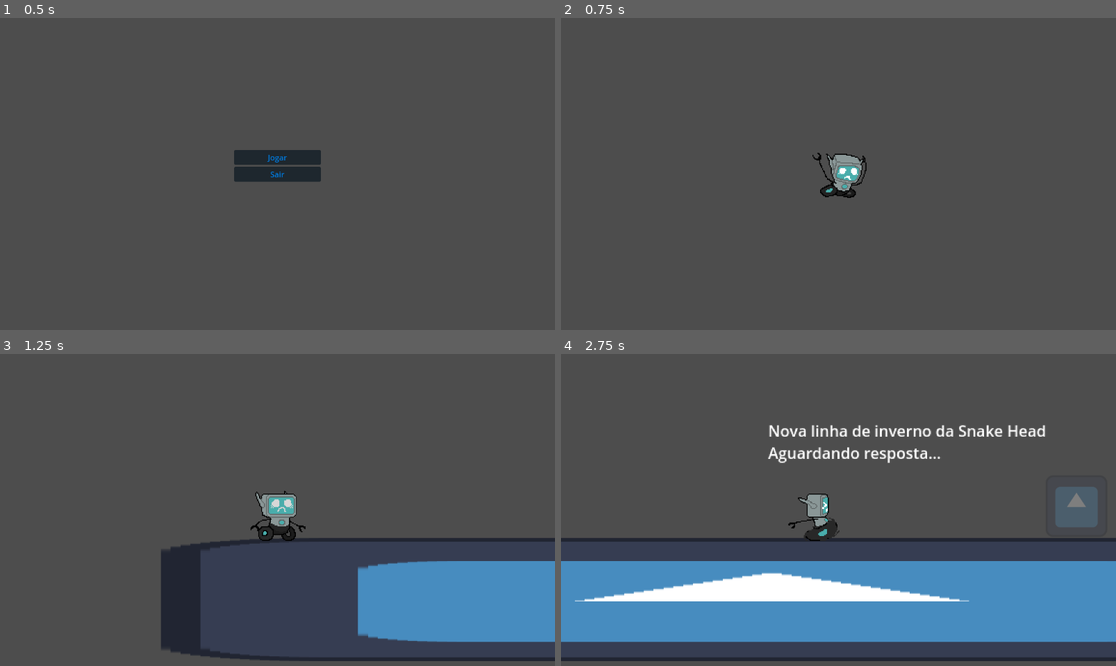
Above: before the commit, frames 1-4 (two rows, left to right).
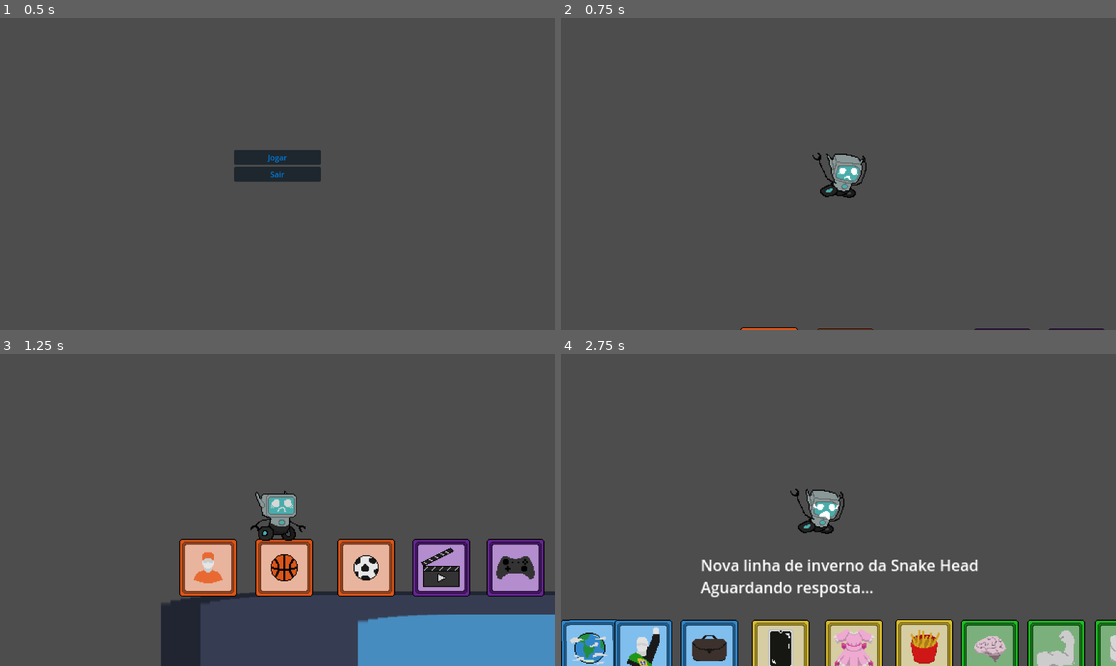
Above: after the commit, the same moments.

Repository: Guardenean/Gamejam_Experience
Game: Godot game, scene res://Cenas/Interface.tscn
Same seed, same stepped clock (60 frames per second), same inputs: the game is played once before the commit and once after it. The engine's default icon, where the game draws it, is replaced by a stand-in: a white triangle on a blue panel in a dark square.
Inputs:
- Up to frame 1 (0.5 s): no input
- Up to frame 2 (0.75 s): click "Jogar" at 0.5 s
- Up to frame 3 (1.25 s): no input
- Up to frame 4 (2.75 s): hold Space (interagir) 1.28-2.03 s; hold D (direita) from 1.28 s (still down); tap W (pulo) at 1.52, 2.27 s; tap Space (interagir) at 2.1 s

Frame 1 is identical in both runs. In frame 2, 0.2% of the frame differs, in the area x 32-98%, y 99-100%; in frame 3, 17%; in frame 4, 37%, in the area x 0-100%, y 22-100%.

Commit message:
Caixas Feitas
Todas as caixas de resposta estão feitas e com seus devidos sprites

Diff:
--- a/Jojinho Godot/Cenas/CaixasResposta/BoxHockey.tscn
+++ b/Jojinho Godot/Cenas/CaixasResposta/BoxAtleta.tscn
@@ -1,20 +1,19 @@
-[gd_scene load_steps=4 format=3 uid="uid://ixxl72vrttj0"]
+[gd_scene load_steps=4 format=3 uid="uid://clkwr0nqqqr5n"]
 
 [ext_resource type="Script" path="res://Scripts/CaixaResposta.gd" id="1_85q8m"]
-[ext_resource type="Texture2D" uid="uid://cdus7wl16yob0" path="res://icon.svg" id="2_wibrk"]
+[ext_resource type="Texture2D" uid="uid://cafbrba5o4bx3" path="res://Assets/Box/BoxAtleta.png" id="2_uqykg"]
 
 [sub_resource type="RectangleShape2D" id="RectangleShape2D_kbs3v"]
-size = Vector2(44, 44)
+size = Vector2(56, 56)
 
-[node name="CaixaFutebol" type="RigidBody2D" groups=["Caixas"]]
+[node name="CaixaAtleta" type="RigidBody2D" groups=["Caixas"]]
 mass = 0.5
 script = ExtResource("1_85q8m")
 natureza = "esporte"
-topico = "hockey"
+topico = "basquete"
 
 [node name="CollisionShape2D" type="CollisionShape2D" parent="."]
 shape = SubResource("RectangleShape2D_kbs3v")
 
 [node name="Icon" type="Sprite2D" parent="."]
-scale = Vector2(0.35, 0.35)
-texture = ExtResource("2_wibrk")
+texture = ExtResource("2_uqykg")
--- a/Jojinho Godot/Cenas/CaixasResposta/BoxEsport.tscn
+++ b/Jojinho Godot/Cenas/CaixasResposta/BoxBasquete.tscn
@@ -1,20 +1,19 @@
-[gd_scene load_steps=4 format=3 uid="uid://cyimt10c0intb"]
+[gd_scene load_steps=4 format=3 uid="uid://dtljsswi5frhi"]
 
 [ext_resource type="Script" path="res://Scripts/CaixaResposta.gd" id="1_gfh8t"]
-[ext_resource type="Texture2D" uid="uid://cdus7wl16yob0" path="res://icon.svg" id="2_284gh"]
+[ext_resource type="Texture2D" uid="uid://dacibxrf4hnii" path="res://Assets/Box/BoxBasquete.png" id="2_q8p1i"]
 
 [sub_resource type="RectangleShape2D" id="RectangleShape2D_kbs3v"]
-size = Vector2(44, 44)
+size = Vector2(56, 56)
 
-[node name="CaixaFutebol" type="RigidBody2D" groups=["Caixas"]]
+[node name="CaixaBasquete" type="RigidBody2D" groups=["Caixas"]]
 mass = 0.5
 script = ExtResource("1_gfh8t")
 natureza = "esporte"
-topico = "esport"
+topico = "basquete"
 
 [node name="CollisionShape2D" type="CollisionShape2D" parent="."]
 shape = SubResource("RectangleShape2D_kbs3v")
 
 [node name="Icon" type="Sprite2D" parent="."]
-scale = Vector2(0.35, 0.35)
-texture = ExtResource("2_284gh")
+texture = ExtResource("2_q8p1i")
--- /dev/null
+++ b/Jojinho Godot/Cenas/CaixasResposta/BoxCinema.tscn
@@ -0,0 +1,19 @@
+[gd_scene load_steps=4 format=3 uid="uid://8wcxt0brlxo2"]
+
+[ext_resource type="Script" path="res://Scripts/CaixaResposta.gd" id="1_hiigr"]
+[ext_resource type="Texture2D" uid="uid://bi7jdnbtfb7ph" path="res://Assets/Box/BoxCinema.png" id="2_t06p8"]
+
+[sub_resource type="RectangleShape2D" id="RectangleShape2D_kbs3v"]
+size = Vector2(56, 56)
+
+[node name="CaixaCinema" type="RigidBody2D" groups=["Caixas"]]
+mass = 0.5
+script = ExtResource("1_hiigr")
+natureza = "entretenimento"
+topico = "cinema"
+
+[node name="CollisionShape2D" type="CollisionShape2D" parent="."]
+shape = SubResource("RectangleShape2D_kbs3v")
+
+[node name="Icon" type="Sprite2D" parent="."]
+texture = ExtResource("2_t06p8")
--- /dev/null
+++ b/Jojinho Godot/Cenas/CaixasResposta/BoxComida.tscn
@@ -0,0 +1,19 @@
+[gd_scene load_steps=4 format=3 uid="uid://djfqwoc7qrva1"]
+
+[ext_resource type="Script" path="res://Scripts/CaixaResposta.gd" id="1_r55c7"]
+[ext_resource type="Texture2D" uid="uid://bg6tqia6w6yyf" path="res://Assets/Box/BoxComida.png" id="2_hts7k"]
+
+[sub_resource type="RectangleShape2D" id="RectangleShape2D_kbs3v"]
+size = Vector2(56, 56)
+
+[node name="CaixaComida" type="RigidBody2D" groups=["Caixas"]]
+mass = 0.5
+script = ExtResource("1_r55c7")
+natureza = "compras"
+topico = "comida"
+
+[node name="CollisionShape2D" type="CollisionShape2D" parent="."]
+shape = SubResource("RectangleShape2D_kbs3v")
+
+[node name="Icon" type="Sprite2D" parent="."]
+texture = ExtResource("2_hts7k")
--- a/Jojinho Godot/Cenas/CaixasResposta/BoxCorpo.tscn
+++ b/Jojinho Godot/Cenas/CaixasResposta/BoxCorpo.tscn
@@ -1,12 +1,12 @@
-[gd_scene load_steps=4 format=3 uid="uid://b8t8ahg1ho734"]
+[gd_scene load_steps=4 format=3 uid="uid://brnl2v2i1xsee"]
 
 [ext_resource type="Script" path="res://Scripts/CaixaResposta.gd" id="1_nnb6j"]
-[ext_resource type="Texture2D" uid="uid://cdus7wl16yob0" path="res://icon.svg" id="2_d6qo5"]
+[ext_resource type="Texture2D" uid="uid://bgphoynwxwbap" path="res://Assets/Box/BoxCorpo.png" id="2_8jb6a"]
 
 [sub_resource type="RectangleShape2D" id="RectangleShape2D_kbs3v"]
-size = Vector2(44, 44)
+size = Vector2(56, 56)
 
-[node name="CaixaFutebol" type="RigidBody2D" groups=["Caixas"]]
+[node name="CaixaCorpo" type="RigidBody2D" groups=["Caixas"]]
 mass = 0.5
 script = ExtResource("1_nnb6j")
 natureza = "saude"
@@ -16,5 +16,4 @@
 shape = SubResource("RectangleShape2D_kbs3v")
 
 [node name="Icon" type="Sprite2D" parent="."]
-scale = Vector2(0.35, 0.35)
-texture = ExtResource("2_d6qo5")
+texture = ExtResource("2_8jb6a")
--- a/Jojinho Godot/Cenas/CaixasResposta/BoxFutebol.tscn
+++ b/Jojinho Godot/Cenas/CaixasResposta/BoxFutebol.tscn
@@ -1,10 +1,10 @@
 [gd_scene load_steps=4 format=3 uid="uid://hbqw26kl57kw"]
 
 [ext_resource type="Script" path="res://Scripts/CaixaResposta.gd" id="1_7gl3a"]
-[ext_resource type="Texture2D" uid="uid://cdus7wl16yob0" path="res://icon.svg" id="1_m05f7"]
+[ext_resource type="Texture2D" uid="uid://ptlcnmlp4te4" path="res://Assets/Box/BoxFutebol.png" id="2_ayvp5"]
 
 [sub_resource type="RectangleShape2D" id="RectangleShape2D_kbs3v"]
-size = Vector2(44, 44)
+size = Vector2(56, 56)
 
 [node name="CaixaFutebol" type="RigidBody2D" groups=["Caixas"]]
 mass = 0.5
@@ -16,5 +16,4 @@
 shape = SubResource("RectangleShape2D_kbs3v")
 
 [node name="Icon" type="Sprite2D" parent="."]
-scale = Vector2(0.35, 0.35)
-texture = ExtResource("1_m05f7")
+texture = ExtResource("2_ayvp5")
--- /dev/null
+++ b/Jojinho Godot/Cenas/CaixasResposta/BoxJogos.tscn
@@ -0,0 +1,19 @@
+[gd_scene load_steps=4 format=3 uid="uid://b7nmgbboh063i"]
+
+[ext_resource type="Script" path="res://Scripts/CaixaResposta.gd" id="1_li7ql"]
+[ext_resource type="Texture2D" uid="uid://po7r2xac8iim" path="res://Assets/Box/BoxJogos.png" id="2_p1s4v"]
+
+[sub_resource type="RectangleShape2D" id="RectangleShape2D_kbs3v"]
+size = Vector2(56, 56)
+
+[node name="CaixaJogos" type="RigidBody2D" groups=["Caixas"]]
+mass = 0.5
+script = ExtResource("1_li7ql")
+natureza = "entretenimento"
+topico = "jogos"
+
+[node name="CollisionShape2D" type="CollisionShape2D" parent="."]
+shape = SubResource("RectangleShape2D_kbs3v")
+
+[node name="Icon" type="Sprite2D" parent="."]
+texture = ExtResource("2_p1s4v")
--- a/Jojinho Godot/Cenas/CaixasResposta/BoxMente.tscn
+++ b/Jojinho Godot/Cenas/CaixasResposta/BoxMente.tscn
@@ -1,12 +1,12 @@
-[gd_scene load_steps=4 format=3 uid="uid://f6fwd3tlceec"]
+[gd_scene load_steps=4 format=3 uid="uid://djh4keq4epp47"]
 
 [ext_resource type="Script" path="res://Scripts/CaixaResposta.gd" id="1_um0x4"]
-[ext_resource type="Texture2D" uid="uid://cdus7wl16yob0" path="res://icon.svg" id="2_a8i2i"]
+[ext_resource type="Texture2D" uid="uid://dv88m3vwu4hwn" path="res://Assets/Box/BoxMente.png" id="2_ng6sl"]
 
 [sub_resource type="RectangleShape2D" id="RectangleShape2D_kbs3v"]
-size = Vector2(44, 44)
+size = Vector2(56, 56)
 
-[node name="CaixaFutebol" type="RigidBody2D" groups=["Caixas"]]
+[node name="CaixaMente" type="RigidBody2D" groups=["Caixas"]]
 mass = 0.5
 script = ExtResource("1_um0x4")
 natureza = "saude"
@@ -16,5 +16,4 @@
 shape = SubResource("RectangleShape2D_kbs3v")
 
 [node name="Icon" type="Sprite2D" parent="."]
-scale = Vector2(0.35, 0.35)
-texture = ExtResource("2_a8i2i")
+texture = ExtResource("2_ng6sl")
--- /dev/null
+++ b/Jojinho Godot/Cenas/CaixasResposta/BoxModa.tscn
@@ -0,0 +1,19 @@
+[gd_scene load_steps=4 format=3 uid="uid://qx364s3no3pl"]
+
+[ext_resource type="Script" path="res://Scripts/CaixaResposta.gd" id="1_bt8np"]
+[ext_resource type="Texture2D" uid="uid://cx71vw833ndtw" path="res://Assets/Box/BoxModa.png" id="2_14k0b"]
+
+[sub_resource type="RectangleShape2D" id="RectangleShape2D_kbs3v"]
+size = Vector2(56, 56)
+
+[node name="CaixaModa" type="RigidBody2D" groups=["Caixas"]]
+mass = 0.5
+script = ExtResource("1_bt8np")
+natureza = "compras"
+topico = "moda"
+
+[node name="CollisionShape2D" type="CollisionShape2D" parent="."]
+shape = SubResource("RectangleShape2D_kbs3v")
+
+[node name="Icon" type="Sprite2D" parent="."]
+texture = ExtResource("2_14k0b")
--- /dev/null
+++ b/Jojinho Godot/Cenas/CaixasResposta/BoxMundo.tscn
@@ -0,0 +1,19 @@
+[gd_scene load_steps=4 format=3 uid="uid://b07k6ijdj52an"]
+
+[ext_resource type="Script" path="res://Scripts/CaixaResposta.gd" id="1_6iyuj"]
+[ext_resource type="Texture2D" uid="uid://da45v06qx0o86" path="res://Assets/Box/BoxMundo.png" id="2_fgbcc"]
+
+[sub_resource type="RectangleShape2D" id="RectangleShape2D_kbs3v"]
+size = Vector2(56, 56)
+
+[node name="CaixaMundo" type="RigidBody2D" groups=["Caixas"]]
+mass = 0.5
+script = ExtResource("1_6iyuj")
+natureza = "noticia"
+topico = "mundo"
+
+[node name="CollisionShape2D" type="CollisionShape2D" parent="."]
+shape = SubResource("RectangleShape2D_kbs3v")
+
+[node name="Icon" type="Sprite2D" parent="."]
+texture = ExtResource("2_fgbcc")
--- /dev/null
+++ b/Jojinho Godot/Cenas/CaixasResposta/BoxPolitica.tscn
@@ -0,0 +1,19 @@
+[gd_scene load_steps=4 format=3 uid="uid://c3mhvcb6so0yk"]
+
+[ext_resource type="Script" path="res://Scripts/CaixaResposta.gd" id="1_s0gvx"]
+[ext_resource type="Texture2D" uid="uid://culg6ov8p6db" path="res://Assets/Box/BoxPoliticaV2.png" id="2_p8f3u"]
+
+[sub_resource type="RectangleShape2D" id="RectangleShape2D_kbs3v"]
+size = Vector2(56, 56)
+
+[node name="CaixaPolitica" type="RigidBody2D" groups=["Caixas"]]
+mass = 0.5
+script = ExtResource("1_s0gvx")
+natureza = "noticia"
+topico = "politica"
+
+[node name="CollisionShape2D" type="CollisionShape2D" parent="."]
+shape = SubResource("RectangleShape2D_kbs3v")
+
+[node name="Icon" type="Sprite2D" parent="."]
+texture = ExtResource("2_p8f3u")
--- a/Jojinho Godot/Cenas/CaixasResposta/BoxRemedio.tscn
+++ b/Jojinho Godot/Cenas/CaixasResposta/BoxRemedio.tscn
@@ -1,12 +1,12 @@
-[gd_scene load_steps=4 format=3 uid="uid://257njnbpmo8o"]
+[gd_scene load_steps=4 format=3 uid="uid://ctwecti0crjoj"]
 
 [ext_resource type="Script" path="res://Scripts/CaixaResposta.gd" id="1_d3vy7"]
-[ext_resource type="Texture2D" uid="uid://cdus7wl16yob0" path="res://icon.svg" id="2_xcuf8"]
+[ext_resource type="Texture2D" uid="uid://utq54mdf0wgh" path="res://Assets/Box/BoxRemedio.png" id="2_0roe5"]
 
 [sub_resource type="RectangleShape2D" id="RectangleShape2D_kbs3v"]
-size = Vector2(44, 44)
+size = Vector2(56, 56)
 
-[node name="CaixaFutebol" type="RigidBody2D" groups=["Caixas"]]
+[node name="CaixaRemedio" type="RigidBody2D" groups=["Caixas"]]
 mass = 0.5
 script = ExtResource("1_d3vy7")
 natureza = "saude"
@@ -16,5 +16,4 @@
 shape = SubResource("RectangleShape2D_kbs3v")
 
 [node name="Icon" type="Sprite2D" parent="."]
-scale = Vector2(0.35, 0.35)
-texture = ExtResource("2_xcuf8")
+texture = ExtResource("2_0roe5")
--- /dev/null
+++ b/Jojinho Godot/Cenas/CaixasResposta/BoxSocial.tscn
@@ -0,0 +1,19 @@
+[gd_scene load_steps=4 format=3 uid="uid://bwdmi8tdkjfib"]
+
+[ext_resource type="Script" path="res://Scripts/CaixaResposta.gd" id="1_i7dev"]
+[ext_resource type="Texture2D" uid="uid://b66i1ht2jw6aj" path="res://Assets/Box/BoxSocial.png" id="2_1nyv7"]
+
+[sub_resource type="RectangleShape2D" id="RectangleShape2D_kbs3v"]
+size = Vector2(56, 56)
+
+[node name="CaixaSocial" type="RigidBody2D" groups=["Caixas"]]
+mass = 0.5
+script = ExtResource("1_i7dev")
+natureza = "entretenimento"
+topico = "social"
+
+[node name="CollisionShape2D" type="CollisionShape2D" parent="."]
+shape = SubResource("RectangleShape2D_kbs3v")
+
+[node name="Icon" type="Sprite2D" parent="."]
+texture = ExtResource("2_1nyv7")
--- /dev/null
+++ b/Jojinho Godot/Cenas/CaixasResposta/BoxTrabalho.tscn
@@ -0,0 +1,19 @@
+[gd_scene load_steps=4 format=3 uid="uid://b5uhjy8c52te4"]
+
+[ext_resource type="Script" path="res://Scripts/CaixaResposta.gd" id="1_mq0cd"]
+[ext_resource type="Texture2D" uid="uid://d0wovbx6eassh" path="res://Assets/Box/BoxTrabalho.png" id="2_ikbbl"]
+
+[sub_resource type="RectangleShape2D" id="RectangleShape2D_kbs3v"]
+size = Vector2(56, 56)
+
+[node name="CaixaTrabalho" type="RigidBody2D" groups=["Caixas"]]
+mass = 0.5
+script = ExtResource("1_mq0cd")
+natureza = "noticia"
+topico = "trabalho"
+
+[node name="CollisionShape2D" type="CollisionShape2D" parent="."]
+shape = SubResource("RectangleShape2D_kbs3v")
+
+[node name="Icon" type="Sprite2D" parent="."]
+texture = ExtResource("2_ikbbl")
--- /dev/null
+++ b/Jojinho Godot/Cenas/CaixasResposta/BoxUtil.tscn
@@ -0,0 +1,19 @@
+[gd_scene load_steps=4 format=3 uid="uid://c0sjjtoff8yo3"]
+
+[ext_resource type="Script" path="res://Scripts/CaixaResposta.gd" id="1_u1lyj"]
+[ext_resource type="Texture2D" uid="uid://brx1y8vcj8028" path="res://Assets/Box/BoxUtil.png" id="2_4wm6q"]
+
+[sub_resource type="RectangleShape2D" id="RectangleShape2D_kbs3v"]
+size = Vector2(56, 56)
+
+[node name="CaixaUtil" type="RigidBody2D" groups=["Caixas"]]
+mass = 0.5
+script = ExtResource("1_u1lyj")
+natureza = "compras"
+topico = "util"
+
+[node name="CollisionShape2D" type="CollisionShape2D" parent="."]
+shape = SubResource("RectangleShape2D_kbs3v")
+
+[node name="Icon" type="Sprite2D" parent="."]
+texture = ExtResource("2_4wm6q")
--- a/Jojinho Godot/Cenas/Fase.tscn
+++ b/Jojinho Godot/Cenas/Fase.tscn
@@ -1,10 +1,25 @@
-[gd_scene load_steps=7 format=3 uid="uid://cr5p45c1slur3"]
+[gd_scene load_steps=22 format=3 uid="uid://cr5p45c1slur3"]
 
 [ext_resource type="PackedScene" uid="uid://kpf03yu0pjfb" path="res://Cenas/Player.tscn" id="1_4w8ba"]
 [ext_resource type="Texture2D" uid="uid://cdus7wl16yob0" path="res://icon.svg" id="2_50amt"]
 [ext_resource type="PackedScene" uid="uid://dnpw4juylwpbq" path="res://Cenas/vel_PowerUp.tscn" id="3_8svqs"]
+[ext_resource type="PackedScene" uid="uid://hbqw26kl57kw" path="res://Cenas/CaixasResposta/BoxFutebol.tscn" id="4_su6ui"]
 [ext_resource type="PackedScene" uid="uid://ndx7q7gmuqbr" path="res://Cenas/console.tscn" id="5_wj4vc"]
+[ext_resource type="PackedScene" uid="uid://clkwr0nqqqr5n" path="res://Cenas/CaixasResposta/BoxAtleta.tscn" id="6_borle"]
 [ext_resource type="PackedScene" uid="uid://nmf3gnulcyp3" path="res://Cenas/area_entrega.tscn" id="6_oi6lf"]
+[ext_resource type="PackedScene" uid="uid://dtljsswi5frhi" path="res://Cenas/CaixasResposta/BoxBasquete.tscn" id="7_401ob"]
+[ext_resource type="PackedScene" uid="uid://8wcxt0brlxo2" path="res://Cenas/CaixasResposta/BoxCinema.tscn" id="9_bhqed"]
+[ext_resource type="PackedScene" uid="uid://b7nmgbboh063i" path="res://Cenas/CaixasResposta/BoxJogos.tscn" id="10_qqufr"]
+[ext_resource type="PackedScene" uid="uid://bwdmi8tdkjfib" path="res://Cenas/CaixasResposta/BoxSocial.tscn" id="11_i1ekl"]
+[ext_resource type="PackedScene" uid="uid://b07k6ijdj52an" path="res://Cenas/CaixasResposta/BoxMundo.tscn" id="12_s4h5o"]
+[ext_resource type="PackedScene" uid="uid://c3mhvcb6so0yk" path="res://Cenas/CaixasResposta/BoxPolitica.tscn" id="13_0uwoe"]
+[ext_resource type="PackedScene" uid="uid://b5uhjy8c52te4" path="res://Cenas/CaixasResposta/BoxTrabalho.tscn" id="14_c4mba"]
+[ext_resource type="PackedScene" uid="uid://c0sjjtoff8yo3" path="res://Cenas/CaixasResposta/BoxUtil.tscn" id="15_4ybgf"]
+[ext_resource type="PackedScene" uid="uid://qx364s3no3pl" path="res://Cenas/CaixasResposta/BoxModa.tscn" id="16_y2b2e"]
+[ext_resource type="PackedScene" uid="uid://djfqwoc7qrva1" path="res://Cenas/CaixasResposta/BoxComida.tscn" id="17_42jt7"]
+[ext_resource type="PackedScene" uid="uid://djh4keq4epp47" path="res://Cenas/CaixasResposta/BoxMente.tscn" id="18_h8mcy"]
+[ext_resource type="PackedScene" uid="uid://brnl2v2i1xsee" path="res://Cenas/CaixasResposta/BoxCorpo.tscn" id="19_h1lvp"]
+[ext_resource type="PackedScene" uid="uid://ctwecti0crjoj" path="res://Cenas/CaixasResposta/BoxRemedio.tscn" id="20_f0lav"]
 
 [sub_resource type="RectangleShape2D" id="RectangleShape2D_gklgi"]
 size = Vector2(128.489, 126)
@@ -31,5 +46,50 @@
 position = Vector2(699, 132)
 
 [node name="AreaEntrega" parent="." node_paths=PackedStringArray("console") instance=ExtResource("6_oi6lf")]
-position = Vector2(850, 197)
+position = Vector2(1085, 197)
 console = NodePath("../Console")
+
+[node name="CaixaAtleta" parent="." instance=ExtResource("6_borle")]
+position = Vector2(-72, 192)
+
+[node name="CaixaBasquete" parent="." instance=ExtResource("7_401ob")]
+position = Vector2(7, 196)
+
+[node name="CaixaFutebol" parent="." instance=ExtResource("4_su6ui")]
+position = Vector2(92, 195)
+
+[node name="CaixaCinema" parent="." instance=ExtResource("9_bhqed")]
+position = Vector2(170, 196)
+
+[node name="CaixaJogos" parent="." instance=ExtResource("10_qqufr")]
+position = Vector2(247, 196)
+
+[node name="CaixaSocial" parent="." instance=ExtResource("11_i1ekl")]
+position = Vector2(322, 197)
+
+[node name="CaixaMundo" parent="." instance=ExtResource("12_s4h5o")]
+position = Vector2(396, 195)
+
+[node name="CaixaPolitica" parent="." instance=ExtResource("13_0uwoe")]
+position = Vector2(470, 195)
+
+[node name="CaixaTrabalho" parent="." instance=ExtResource("14_c4mba")]
+position = Vector2(539, 194)
+
+[node name="CaixaUtil" parent="." instance=ExtResource("15_4ybgf")]
+position = Vector2(613, 194)
+
+[node name="CaixaModa" parent="." instance=ExtResource("16_y2b2e")]
+position = Vector2(689, 194)
+
+[node name="CaixaComida" parent="." instance=ExtResource("17_42jt7")]
+position = Vector2(762, 193)
+
+[node name="CaixaMente" parent="." instance=ExtResource("18_h8mcy")]
+position = Vector2(830, 191)
+
+[node name="CaixaCorpo" parent="." instance=ExtResource("19_h1lvp")]
+position = Vector2(899, 190)
+
+[node name="CaixaRemedio" parent="." instance=ExtResource("20_f0lav")]
+position = Vector2(969, 190)
--- a/Jojinho Godot/Scripts/Perguntas.gd
+++ b/Jojinho Godot/Scripts/Perguntas.gd
@@ -3,18 +3,18 @@
 
 const p1 : Dictionary = {
 	"natureza":"esporte",
-	"topico":"hockey",
-	"pergunta":"Qual foi o resultado do jogo entre Black Pegasus e os Red Titans"
+	"topico":"atleta",
+	"pergunta":"Tomás Gavião se aposentou do skate?"
 }
 const p2 = {
 	"natureza":"esporte",
 	"topico":"futebol",
-	"pergunta":"Qual a opinião pública sobre o novo atacante do Basco"
+	"pergunta":"Novo atacante do Basco"
 }
 const p3 = {
 	"natureza":"esporte",
-	"topico":"esport",
-	"pergunta":"Fraquengo e-sports"
+	"topico":"basquete",
+	"pergunta":"Fraquengo basquete"
 }
 const p4 = {
 	"natureza":"entretenimento",
@@ -24,7 +24,7 @@
 const p5 = {
 	"natureza":"entretenimento",
 	"topico":"jogos",
-	"pergunta":"nova gamesfera será lançada em julho pela gigasoft"
+	"pergunta":"Quando vai lançar Gamesfera da Gigasoft"
 }
 const p6 = {
 	"natureza":"entretenimento",
@@ -39,12 +39,12 @@
 const p8 = {
 	"natureza":"compras",
 	"topico":"util",
-	"pergunta":"Qual o novo trailer do King Konga"
+	"pergunta":"Novo IPear X35+ celular comprar"
 }
 const p9 = {
 	"natureza":"compras",
 	"topico":"comida",
-	"pergunta":"Qual o novo trailer do King Konga"
+	"pergunta":"Onde tem X-Tudão?"
 }
 const p10 = {
 	"natureza":"noticias",
@@ -58,7 +58,7 @@
 }
 const p12 = {
 	"natureza":"noticias",
-	"topico":"cinema",
+	"topico":"politica",
 	"pergunta":"Quem foi o responsável pela morte do ministro Hector Salamandro?"
 }
 const p13 = {
--- a/Jojinho Godot/project.godot
+++ b/Jojinho Godot/project.godot
@@ -19,6 +19,7 @@
 
 folder_colors={
 "res://Assets/": "orange",
+"res://Assets/Box/": "yellow",
 "res://Cenas/": "purple",
 "res://Cenas/CaixasResposta/": "blue",
 "res://Scripts/": "green",
Binary file added: Jojinho Godot/Assets/Box/BoxAtleta.png
Not shown, added: Jojinho Godot/Assets/Box/BoxAtleta.png.import
Binary file added: Jojinho Godot/Assets/Box/BoxBasquete.png
Not shown, added: Jojinho Godot/Assets/Box/BoxBasquete.png.import
Binary file added: Jojinho Godot/Assets/Box/BoxCinema.png
Not shown, added: Jojinho Godot/Assets/Box/BoxCinema.png.import
Binary file added: Jojinho Godot/Assets/Box/BoxComida.png
Not shown, added: Jojinho Godot/Assets/Box/BoxComida.png.import
Binary file added: Jojinho Godot/Assets/Box/BoxCorpo.png
Not shown, added: Jojinho Godot/Assets/Box/BoxCorpo.png.import
Binary file added: Jojinho Godot/Assets/Box/BoxFutebol.png
Not shown, added: Jojinho Godot/Assets/Box/BoxFutebol.png.import
(and 20 more such lines)
